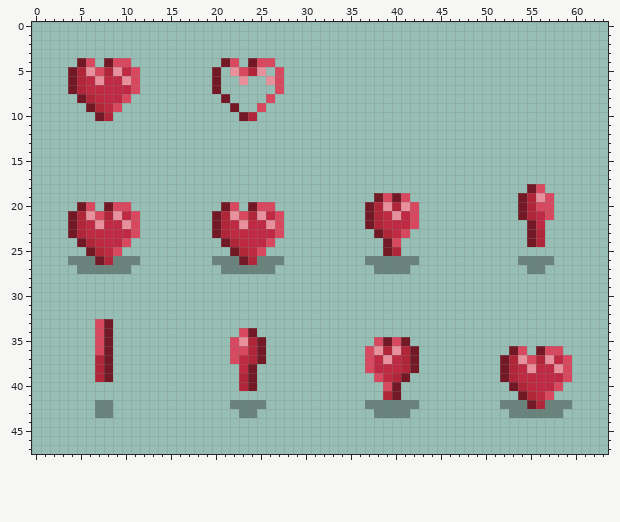
One commit to this pixel-art sprite: Assets/Resources/sprites/heart_small.png. That is the earlier state.
The file is 64x48 pixels.
New version:
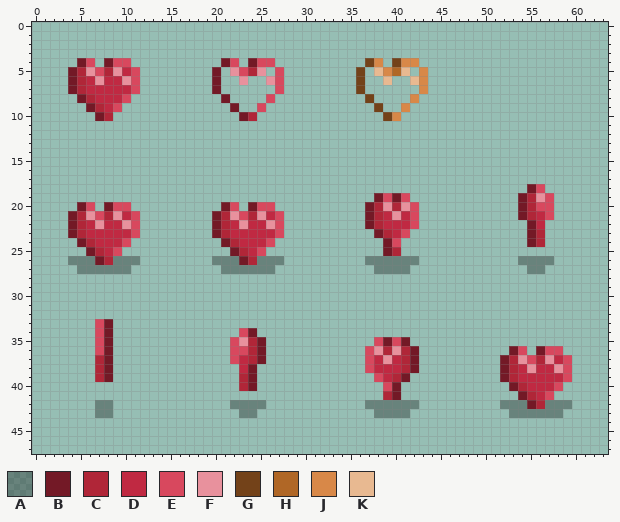
Palette (. is transparent): A #0000004f  B #731926  C #b02638  D #c02942  E #d8485e  F #e8919d  G #734219  H #b06726  J #d88848  K #e8b991
Edits made:
@@ x 34..45 @@
  3 ............
- 4 ............
- 5 ............
- 6 ............
- 7 ............
- 8 ............
- 9 ............
-10 ............
+ 4 ...GJ.GJJ...
+ 5 ..G.KJHK.J..
+ 6 ..G..K..KJ..
+ 7 ..G......J..
+ 8 ...G....J...
+ 9 ....G..J....
+10 .....GJ.....
 11 ............
Boxes around the changes in both pictures, in picture pixels (x1, y1, x2, y2):
added: (356, 58, 428, 121)
